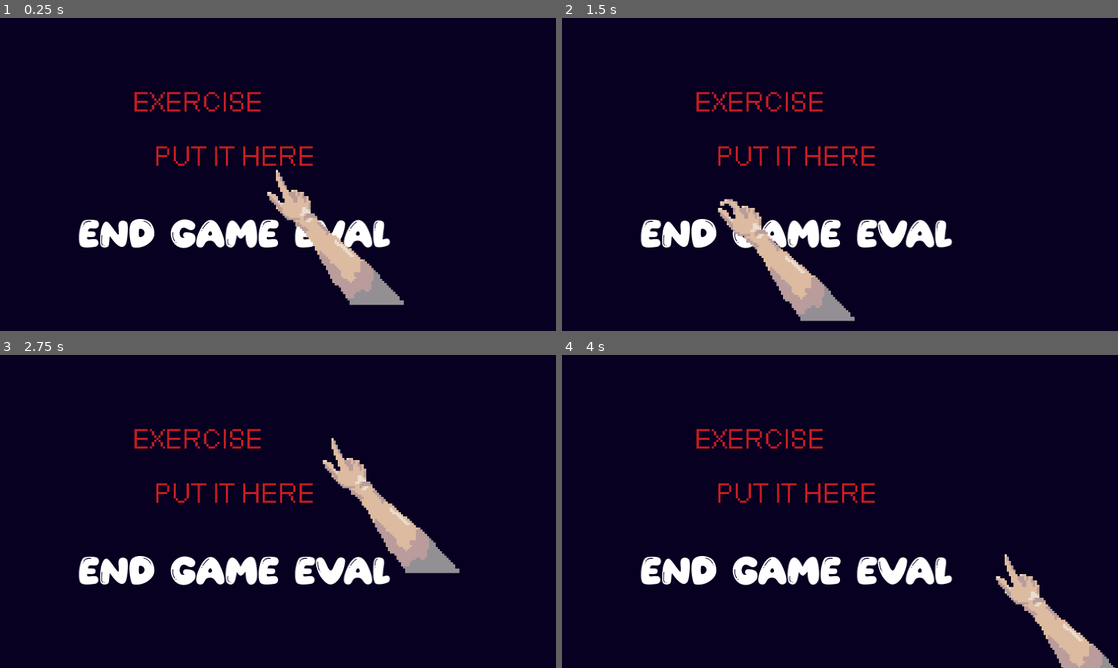
Above: before the commit, frames 1-4 (two rows, left to right).
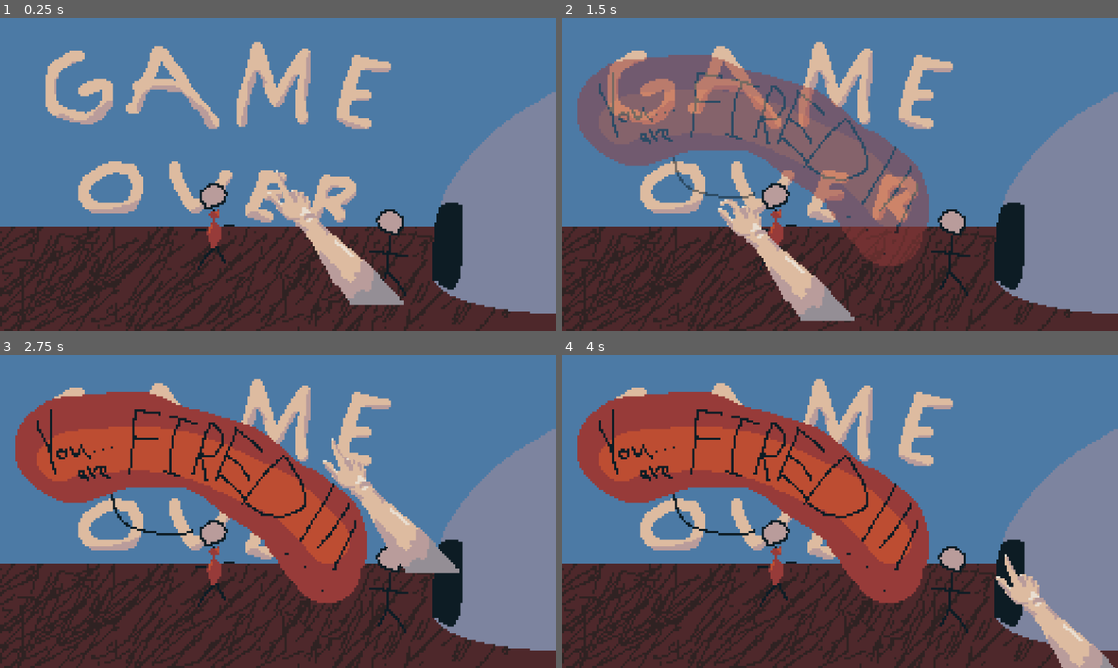
Above: after the commit, the same moments.

Repository: KatLuvsYa3/Geaux_Hackathon_Godot
Game: Godot game, scene res://scenes/game/end_scene.tscn
The game is run twice, just before and just after one commit, with the same random seed, the same clock (stepped at 60 frames per second) and the same inputs. This scene is started directly instead of the project's main scene.
Inputs (mouse positions are in pixels of both pictures, inside the frame that each line leads up to):
- Up to frame 1 (0.25 s): no input
- Up to frame 2 (1.5 s): tap Enter at 0.5 s; move the mouse to (962, 158) at 0.52 s; hold K 0.53-1.28 s; click (962, 158) at 0.67 s; move the mouse to (728, 190) at 1.27 s; tap K at 1.35 s; click (728, 190) at 1.42 s
- Up to frame 3 (2.75 s): move the mouse to (333, 442) at 2.02 s; hold K from 2.03 s (still down); click (333, 442) at 2.17 s
- Up to frame 4 (4 s): tap Space at 2.75 s; move the mouse to (812, 574) at 2.77 s; release K at 2.78 s; tap K at 2.85 s; click (812, 574) at 2.92 s; tap Enter at 3.5 s; move the mouse to (1006, 558) at 3.52 s; hold K from 3.53 s (still down); click (1006, 558) at 3.67 s

The runs differ from the first frame. In frame 1, 97% of the frame differs, in the area x 0-100%, y 0-100%; in frame 2, 97%; in frame 3, 97%; in frame 4, 98%.

Commit message:
rough finish
THIS GAME IS TILTING ME STOP EXISTING

Diff:
--- a/scenes/game/end_scene.tscn
+++ b/scenes/game/end_scene.tscn
@@ -1,16 +1,52 @@
 [gd_scene format=3 uid="uid://dxtojxul7hktr"]
 
-[ext_resource type="Texture2D" uid="uid://doknnibynak56" path="res://assets/Sprites/TEMPexercise.png" id="1_w82kw"]
+[ext_resource type="Script" uid="uid://c6r4t77dywn84" path="res://scripts/end_scene.gd" id="1_rykep"]
+[ext_resource type="Texture2D" uid="uid://c2rch3ksvho4u" path="res://assets/Sprites/end_back.png" id="1_sx17s"]
+[ext_resource type="Texture2D" uid="uid://lpo1fd488g2n" path="res://assets/Sprites/strongend.png" id="2_bok80"]
+[ext_resource type="Texture2D" uid="uid://d1n1drg55ywbm" path="res://assets/Sprites/aliveend.png" id="3_ymme7"]
+[ext_resource type="Texture2D" uid="uid://c1fdeyq26mtwx" path="res://assets/Sprites/mrbusinessend.png" id="4_jtib1"]
+[ext_resource type="Texture2D" uid="uid://drha70jcnx801" path="res://assets/Sprites/greatend.png" id="5_rykep"]
+[ext_resource type="Texture2D" uid="uid://bx6yyehexwwuj" path="res://assets/Sprites/firedend.png" id="6_wp3ck"]
+[ext_resource type="Texture2D" uid="uid://ctroviqjsrs10" path="res://assets/Sprites/okayend.png" id="7_q5gbd"]
+[ext_resource type="Texture2D" uid="uid://dvki2codnww8m" path="res://assets/Sprites/enddead.png" id="9_wp3ck"]
 
 [node name="EndScene" type="Node2D" unique_id=1072547113]
+script = ExtResource("1_rykep")
 
-[node name="TemPexercise" type="Sprite2D" parent="." unique_id=571027644]
+[node name="EndBack" type="Sprite2D" parent="." unique_id=768499255]
 position = Vector2(128, 72)
-texture = ExtResource("1_w82kw")
+texture = ExtResource("1_sx17s")
 
-[node name="Label" type="Label" parent="." unique_id=1730645187]
-offset_left = 36.0
-offset_top = 91.0
-offset_right = 181.0
-offset_bottom = 109.0
-text = "END GAME EVAL"
+[node name="Strongend" type="Sprite2D" parent="." unique_id=1148008646]
+visible = false
+position = Vector2(128, 72)
+texture = ExtResource("2_bok80")
+
+[node name="Aliveend" type="Sprite2D" parent="." unique_id=1616034171]
+visible = false
+position = Vector2(128, 72)
+texture = ExtResource("3_ymme7")
+
+[node name="Mrbusinessend" type="Sprite2D" parent="." unique_id=14859703]
+position = Vector2(128, 72)
+texture = ExtResource("4_jtib1")
+
+[node name="Greatend" type="Sprite2D" parent="." unique_id=1145484562]
+visible = false
+position = Vector2(128, 72)
+texture = ExtResource("5_rykep")
+
+[node name="Firedend" type="Sprite2D" parent="." unique_id=1242072456]
+visible = false
+position = Vector2(128, 72)
+texture = ExtResource("6_wp3ck")
+
+[node name="Okayend" type="Sprite2D" parent="." unique_id=18467568]
+visible = false
+position = Vector2(128, 72)
+texture = ExtResource("7_q5gbd")
+
+[node name="Enddead" type="Sprite2D" parent="." unique_id=1934175178]
+visible = false
+position = Vector2(128, 72)
+texture = ExtResource("9_wp3ck")
--- a/scenes/game/research.tscn
+++ b/scenes/game/research.tscn
@@ -66,7 +66,7 @@
 angular_velocity_max = -51.84
 linear_accel_min = 23.2
 linear_accel_max = 23.2
-scale_amount_min = 4.0
+scale_amount_min = 2.0
 scale_amount_max = 4.0
 color = Color(0.98, 0.9097666, 0.13719998, 1)
 hue_variation_min = -0.42
--- /dev/null
+++ b/scripts/end_scene.gd
@@ -0,0 +1,29 @@
+extends Node2D
+
+@export var timer_length = 2.0
+@export var timer_mid_length = 1.0
+var timer = 0
+
+# Called when the node enters the scene tree for the first time.
+func _ready() -> void:
+	if BaseScript.cardio_health < 0.5:
+		$Enddead.visible = true
+	elif BaseScript.cardio_health < 0.9:
+		$Aliveend.visible = true
+	else: $Strongend.visible = true
+	pass # Replace with function body.
+
+
+# Called every frame. 'delta' is the elapsed time since the previous frame.
+func _process(delta: float) -> void:
+	timer+=delta
+	if timer > timer_mid_length:
+		if BaseScript.research_value < 0.4:
+			$Firedend.visible = true
+			$Firedend.modulate.a = min(timer_length-timer_mid_length, timer-timer_mid_length)
+		elif BaseScript.research_value < 0.9:
+			$Okayend.visible = true
+			$Okayend.modulate.a = min(timer_length-timer_mid_length, timer-timer_mid_length)
+		else:
+			$Greatend.visible = true
+			$Greatend.modulate.a = min(timer_length-timer_mid_length, timer-timer_mid_length)
Binary file added: assets/Sprites/aliveend.png
Not shown, added: assets/Sprites/aliveend.png.import
Binary file added: assets/Sprites/end_back.png
Not shown, added: assets/Sprites/end_back.png.import
Binary file added: assets/Sprites/enddead.png
Not shown, added: assets/Sprites/enddead.png.import
Binary file added: assets/Sprites/firedend.png
Not shown, added: assets/Sprites/firedend.png.import
Binary file added: assets/Sprites/greatend.png
Not shown, added: assets/Sprites/greatend.png.import
Binary file added: assets/Sprites/mrbusinessend.png
Not shown, added: assets/Sprites/mrbusinessend.png.import
(and 8 more such lines)
